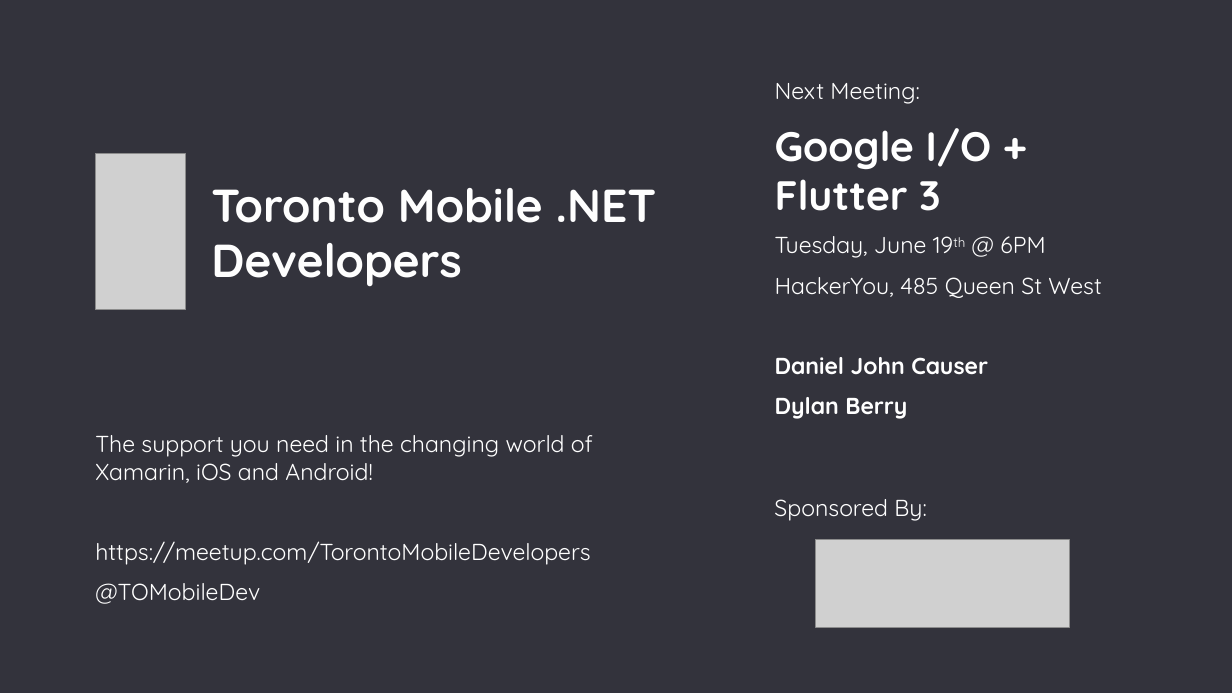
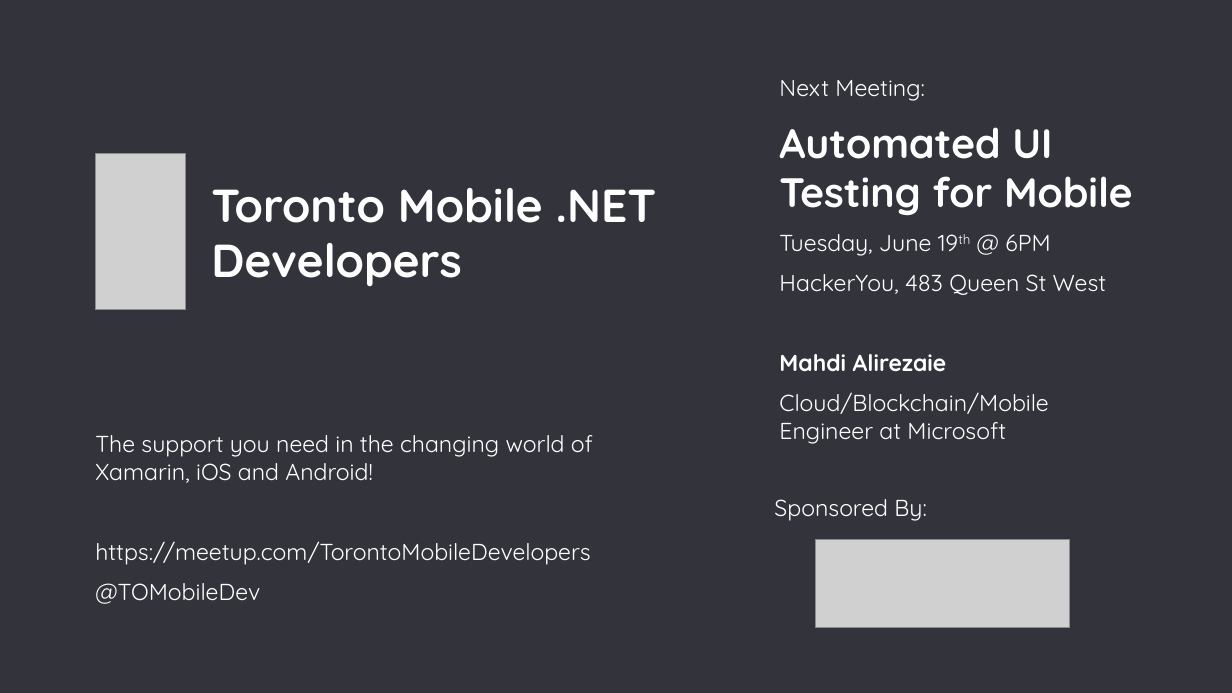
Before and after one commit to TorontoMobileDevelopers/Presentations, a slide deck: slide 3 of 2018-05-15_Build_HttpTracer_XF3/2018-05-15_Build_HttpTracer_XF3.pptx. Drawn at 1232x693 pixels with LibreOffice and Linux fonts; fonts in the diff are those of the drawing; grey boxes stand for pictures; background and template pictures are left out. Boxes give left, top, right and bottom in pixels: in the first picture for what was removed or moved away, otherwise in the second. Text is boxed around its words. In the diff, an @@ line names an element or a change of style, - is before the commit and + after.

Commit message:
Final slides

```diff
--- a/2018-05-15_Build_HttpTracer_XF3/2018-05-15_Build_HttpTracer_XF3.pptx
+++ b/2018-05-15_Build_HttpTracer_XF3/2018-05-15_Build_HttpTracer_XF3.pptx
@@ text at bbox=[779, 127, 1133, 215]: text changed @@
-Google I/O + Flutter 3
+Automated UI Testing for Mobile
@@ text at bbox=[779, 274, 1106, 444]: text changed; bold off @@
-HackerYou, 485 Queen St West
-Daniel John Causer
-Dylan Berry
+HackerYou, 483 Queen St West
+Mahdi Alirezaie
+Cloud/Blockchain/Mobile Engineer at Microsoft
```
Also in this commit, not shown: 7 other slides changed, 29 slides added, 1 slide removed, 1 other file.
